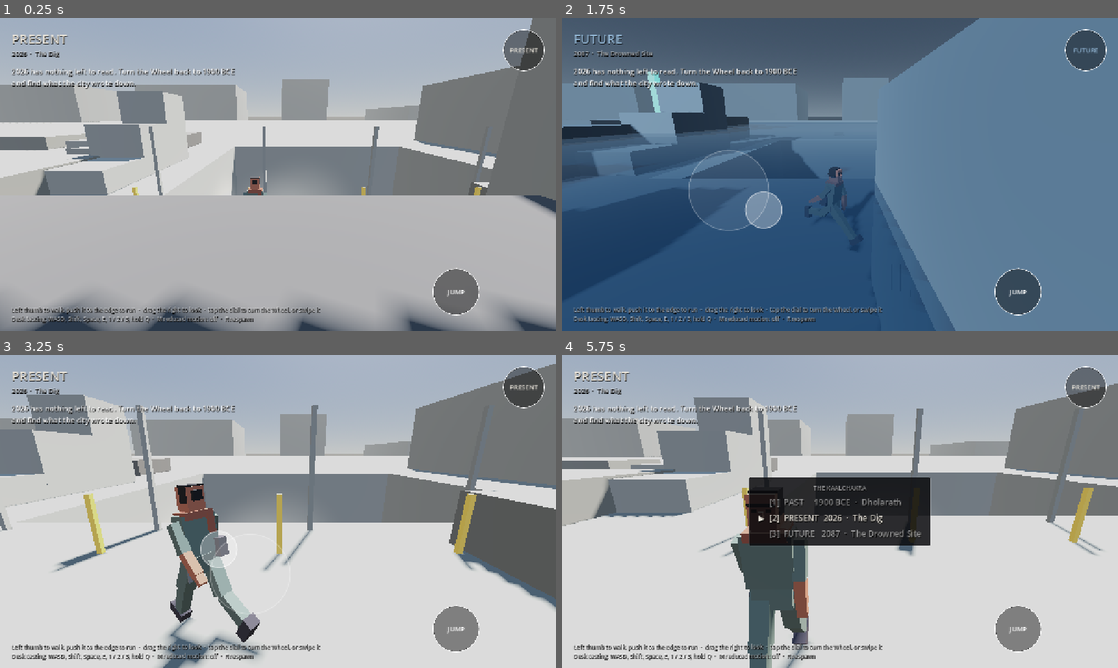
Above: before the commit, frames 1-4 (two rows, left to right).
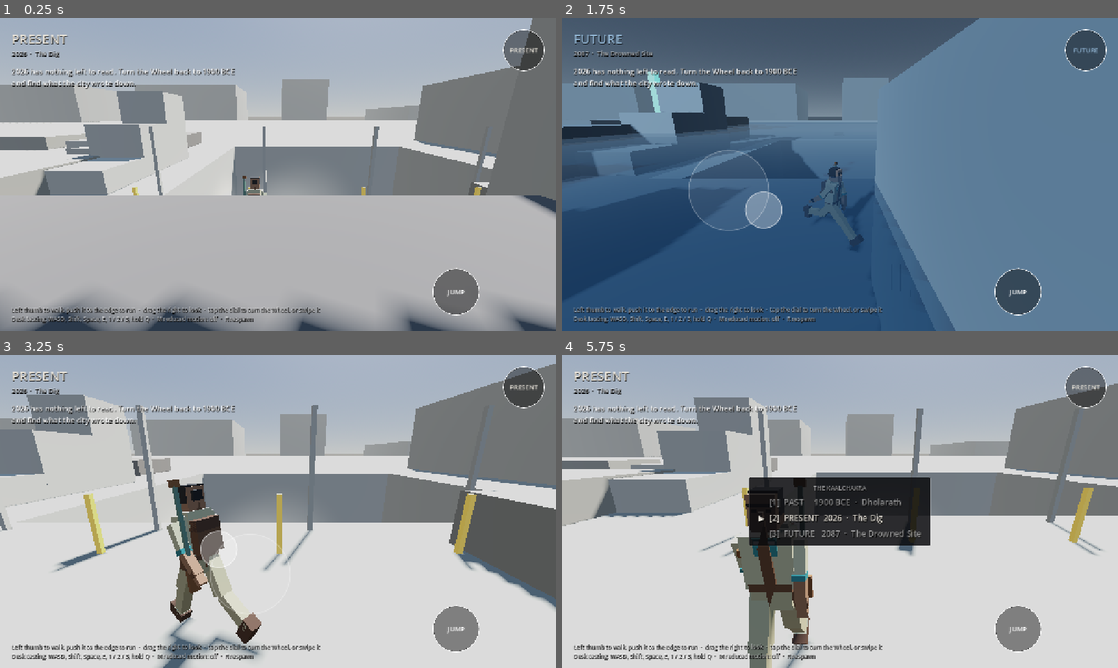
Above: after the commit, the same moments.

Repository: NatchsolutionsAdmin/Kaalchakra
Game: Godot game, scene res://scenes/Main.tscn
Same seed, same stepped clock (60 frames per second), same inputs: the game is played once before the commit and once after it.
Inputs (mouse positions are in pixels of both pictures, inside the frame that each line leads up to):
- Up to frame 1 (0.25 s): no input
- Up to frame 2 (1.75 s): move the mouse to (962, 158) at 0.52 s; hold D (move_right) 0.53-1.25 s; tap 3 (era_future) at 0.6 s; click (962, 158) at 0.67 s; tap Space (jump) at 0.77 s; drag from (728, 190) to (812, 237) at 1.27 s
- Up to frame 3 (3.25 s): move the mouse to (333, 442) at 2.02 s; hold D (move_right) 2.03-2.75 s; tap 2 (era_present) at 2.1 s; drag from (250, 574) to (111, 464) at 2.77 s
- Up to frame 4 (5.75 s): move the mouse to (1006, 558) at 3.52 s; hold A (move_left) 3.53-4.25 s; hold Shift (sprint) 3.53-4.25 s; tap Space (jump) at 3.77 s; drag from (673, 464) to (756, 433) at 4.27 s; move the mouse to (867, 511) at 5.02 s; hold S (move_back) from 5.03 s (still down); hold Q (wheel_open) from 5.03 s (still down); click (867, 511) at 5.17 s

The runs differ from the first frame. In frame 1, 0.1% of the frame differs, in the area x 43-48%, y 50-57%; in frame 2, 0.1%; in frame 3, 3.1%; in frame 4, 4.0%, in the area x 30-46%, y 39-100%.

Commit message:
Eva's approved design is in the repo, and the blockout now matches it
The commission brief and its three approved sheets are in art/characters/eva/
through LFS — turnaround, head and expressions, gear breakdown, locked render,
and the .docx. The docs have pointed at these files for weeks and the folder
was empty.

Repainted and rebuilt the blockout from them. It had been guesswork and most
of the guesses were wrong: khaki shirt over a teal collared undershirt with
teal rolled cuffs, tan cargo trousers with ankle turnups, brown leather
harness crossing front and back, belt with pouches, a thigh rig, brown
lace-up boots, the leather backpack, pearl necklace, black watch on one wrist
and a leather cuff on the other, the copper sleeve badge, and black hair in a
low bun. Skin corrected from a pink that was simply wrong.

The scarf is gone. It is in character-sketch-brief.md but not in the approved
sheets, and the sheets win.

Three things for Prabhjot, recorded in DECISIONS.md rather than decided here:

  * The brief TEXT says "her worn hand trowel (small shovel)". The sheets draw
    a long-handled shovel reaching her shoulder, in three views. Those are
    different objects with different silhouettes and different dig animations.
    I built the shovel, because the sheets are named as the source of truth,
    but the story bible says trowel and this needs settling.
  * The brief is headed "Evara" throughout and must be renamed before anyone
    is commissioned.
  * Its poly budget is 15k-40k triangles, written when this was a PC game.
    That is high for a mobile hero (open decision #8).

Diff:
--- a/game/materials/mat_eva.tres
+++ b/game/materials/mat_eva.tres
@@ -1,5 +1,5 @@
 [gd_resource type="StandardMaterial3D" format=3]
 
 [resource]
-albedo_color = Color(0.88, 0.47, 0.34, 1)
-roughness = 0.7
+albedo_color = Color(0.60, 0.41, 0.29, 1)
+roughness = 0.75
--- /dev/null
+++ b/game/materials/mat_eva_boot.tres
@@ -0,0 +1,5 @@
+[gd_resource type="StandardMaterial3D" format=3]
+
+[resource]
+albedo_color = Color(0.31, 0.19, 0.12, 1)
+roughness = 0.8
--- a/game/materials/mat_eva_cloth.tres
+++ b/game/materials/mat_eva_cloth.tres
@@ -1,5 +1,5 @@
 [gd_resource type="StandardMaterial3D" format=3]
 
 [resource]
-albedo_color = Color(0.46, 0.50, 0.44, 1)
-roughness = 0.9
+albedo_color = Color(0.72, 0.68, 0.53, 1)
+roughness = 0.95
--- /dev/null
+++ b/game/materials/mat_eva_copper.tres
@@ -0,0 +1,6 @@
+[gd_resource type="StandardMaterial3D" format=3]
+
+[resource]
+albedo_color = Color(0.58, 0.36, 0.20, 1)
+roughness = 0.45
+metallic = 0.6
--- a/game/materials/mat_eva_dark.tres
+++ b/game/materials/mat_eva_dark.tres
@@ -1,5 +1,5 @@
 [gd_resource type="StandardMaterial3D" format=3]
 
 [resource]
-albedo_color = Color(0.30, 0.26, 0.28, 1)
-roughness = 0.85
+albedo_color = Color(0.40, 0.25, 0.15, 1)
+roughness = 0.75
--- a/game/materials/mat_eva_hair.tres
+++ b/game/materials/mat_eva_hair.tres
@@ -1,5 +1,5 @@
 [gd_resource type="StandardMaterial3D" format=3]
 
 [resource]
-albedo_color = Color(0.13, 0.10, 0.10, 1)
-roughness = 0.65
+albedo_color = Color(0.07, 0.06, 0.07, 1)
+roughness = 0.55
--- a/game/materials/mat_eva_metal.tres
+++ /dev/null
@@ -1,6 +0,0 @@
-[gd_resource type="StandardMaterial3D" format=3]
-
-[resource]
-albedo_color = Color(0.72, 0.72, 0.74, 1)
-roughness = 0.35
-metallic = 0.7
--- a/game/materials/mat_eva_scarf.tres
+++ b/game/materials/mat_eva_patina.tres
@@ -1,5 +1,5 @@
 [gd_resource type="StandardMaterial3D" format=3]
 
 [resource]
-albedo_color = Color(0.74, 0.38, 0.28, 1)
-roughness = 0.95
+albedo_color = Color(0.36, 0.49, 0.42, 1)
+roughness = 0.7
--- /dev/null
+++ b/game/materials/mat_eva_pearl.tres
@@ -0,0 +1,5 @@
+[gd_resource type="StandardMaterial3D" format=3]
+
+[resource]
+albedo_color = Color(0.93, 0.91, 0.86, 1)
+roughness = 0.25
--- /dev/null
+++ b/game/materials/mat_eva_teal.tres
@@ -0,0 +1,5 @@
+[gd_resource type="StandardMaterial3D" format=3]
+
+[resource]
+albedo_color = Color(0.16, 0.48, 0.47, 1)
+roughness = 0.9
--- /dev/null
+++ b/game/materials/mat_eva_trouser.tres
@@ -0,0 +1,5 @@
+[gd_resource type="StandardMaterial3D" format=3]
+
+[resource]
+albedo_color = Color(0.68, 0.62, 0.46, 1)
+roughness = 0.97
--- a/game/scenes/player/Eva.tscn
+++ b/game/scenes/player/Eva.tscn
@@ -11,8 +11,12 @@
 [ext_resource type="Material" path="res://materials/mat_eva_dark.tres" id="ext_dark"]
 [ext_resource type="Material" path="res://materials/mat_eva_hair.tres" id="ext_hair"]
 [ext_resource type="Material" path="res://materials/mat_eva_eye.tres" id="ext_eye"]
-[ext_resource type="Material" path="res://materials/mat_eva_metal.tres" id="ext_metal"]
-[ext_resource type="Material" path="res://materials/mat_eva_scarf.tres" id="ext_scarf"]
+[ext_resource type="Material" path="res://materials/mat_eva_trouser.tres" id="ext_trouser"]
+[ext_resource type="Material" path="res://materials/mat_eva_teal.tres" id="ext_teal"]
+[ext_resource type="Material" path="res://materials/mat_eva_boot.tres" id="ext_boot"]
+[ext_resource type="Material" path="res://materials/mat_eva_copper.tres" id="ext_copper"]
+[ext_resource type="Material" path="res://materials/mat_eva_patina.tres" id="ext_patina"]
+[ext_resource type="Material" path="res://materials/mat_eva_pearl.tres" id="ext_pearl"]
 
 [sub_resource type="CapsuleShape3D" id="CapsuleShape3D_body"]
 radius = 0.35
@@ -38,88 +42,128 @@
 transform = Transform3D(1, 0, 0, 0, 1, 0, 0, 0, 1, 0, 0.92, 0)
 
 [node name="Pelvis" type="MeshInstance3D" parent="Model/Hips"]
-transform = Transform3D(0.3, 0, 0, 0, 0.2, 0, 0, 0, 0.2, 0, -0.04, 0)
-mesh = SubResource("BoxMesh_unit")
-material_override = ExtResource("ext_cloth")
+transform = Transform3D(0.3, 0, 0, -0, 0.2, 0, 0, 0, 0.2, 0, -0.04, 0)
+mesh = SubResource("BoxMesh_unit")
+material_override = ExtResource("ext_trouser")
+
+[node name="Belt" type="MeshInstance3D" parent="Model/Hips"]
+transform = Transform3D(0.315, 0, 0, -0, 0.065, 0, 0, 0, 0.215, 0, 0.055, 0)
+mesh = SubResource("BoxMesh_unit")
+material_override = ExtResource("ext_dark")
+
+[node name="BeltPouch" type="MeshInstance3D" parent="Model/Hips"]
+transform = Transform3D(0.075, 0, 0, -0, 0.12, 0, 0, 0, 0.09, -0.145, -0.03, -0.045)
+mesh = SubResource("BoxMesh_unit")
+material_override = ExtResource("ext_dark")
+
+[node name="ThighRig" type="MeshInstance3D" parent="Model/Hips"]
+transform = Transform3D(0.07, 0, 0, -0, 0.11, 0, 0, 0, 0.085, 0.125, -0.13, -0.035)
+mesh = SubResource("BoxMesh_unit")
+material_override = ExtResource("ext_dark")
 
 [node name="Spine" type="Node3D" parent="Model/Hips"]
 transform = Transform3D(1, 0, 0, 0, 1, 0, 0, 0, 1, 0, 0.06, 0)
 
 [node name="Chest" type="MeshInstance3D" parent="Model/Hips/Spine"]
-transform = Transform3D(0.355, 0, 0, 0, 0.42, 0, 0, 0, 0.21, 0, 0.2, 0)
-mesh = SubResource("BoxMesh_unit")
-material_override = ExtResource("ext_cloth")
-
-[node name="Satchel" type="MeshInstance3D" parent="Model/Hips/Spine"]
-transform = Transform3D(0.1, 0, 0, 0, 0.2, 0, 0, 0, 0.16, 0.17, 0.02, 0.1)
-mesh = SubResource("BoxMesh_unit")
-material_override = ExtResource("ext_dark")
-
-[node name="Scarf" type="MeshInstance3D" parent="Model/Hips/Spine"]
-transform = Transform3D(0.3, 0, 0, 0, 0.075, 0, 0, 0, 0.235, 0, 0.4, 0.01)
-mesh = SubResource("BoxMesh_unit")
-material_override = ExtResource("ext_scarf")
-
-[node name="ScarfTail" type="MeshInstance3D" parent="Model/Hips/Spine"]
-transform = Transform3D(0.07, 0, 0, 0, 0.22, 0, 0, 0, 0.04, 0.11, 0.3, 0.12)
-mesh = SubResource("BoxMesh_unit")
-material_override = ExtResource("ext_scarf")
-
-[node name="TrowelHandle" type="MeshInstance3D" parent="Model/Hips"]
-transform = Transform3D(0.032, 0, 0, 0, 0.1, 0, 0, 0, 0.032, -0.165, -0.03, 0.055)
-mesh = SubResource("BoxMesh_unit")
-material_override = ExtResource("ext_dark")
-
-[node name="TrowelBlade" type="MeshInstance3D" parent="Model/Hips"]
-transform = Transform3D(0.052, 0, 0, 0, 0.13, 0, 0, 0, 0.016, -0.165, -0.13, 0.055)
-mesh = SubResource("BoxMesh_unit")
-material_override = ExtResource("ext_metal")
-
-[node name="PhonePouch" type="MeshInstance3D" parent="Model/Hips"]
-transform = Transform3D(0.055, 0, 0, 0, 0.115, 0, 0, 0, 0.035, 0.155, -0.08, -0.055)
-mesh = SubResource("BoxMesh_unit")
-material_override = ExtResource("ext_dark")
+transform = Transform3D(0.355, 0, 0, -0, 0.42, 0, 0, 0, 0.21, 0, 0.2, 0)
+mesh = SubResource("BoxMesh_unit")
+material_override = ExtResource("ext_cloth")
+
+[node name="Undershirt" type="MeshInstance3D" parent="Model/Hips/Spine"]
+transform = Transform3D(0.16, 0, 0, -0, 0.14, 0, 0, 0, 0.05, 0, 0.335, -0.09)
+mesh = SubResource("BoxMesh_unit")
+material_override = ExtResource("ext_teal")
+
+[node name="Hood" type="MeshInstance3D" parent="Model/Hips/Spine"]
+transform = Transform3D(0.26, 0, 0, -0, 0.15, 0, 0, 0, 0.1, 0, 0.37, 0.085)
+mesh = SubResource("BoxMesh_unit")
+material_override = ExtResource("ext_cloth")
+
+[node name="Pearls" type="MeshInstance3D" parent="Model/Hips/Spine"]
+transform = Transform3D(0.135, 0, 0, -0, 0.028, 0, 0, 0, 0.045, 0, 0.375, -0.1)
+mesh = SubResource("BoxMesh_unit")
+material_override = ExtResource("ext_pearl")
+
+[node name="Harness" type="MeshInstance3D" parent="Model/Hips/Spine"]
+transform = Transform3D(0.0695388, 0.0280955, 0, -0.194795, 0.482136, 0, 0, 0, 0.03, 0, 0.19, -0.11)
+mesh = SubResource("BoxMesh_unit")
+material_override = ExtResource("ext_dark")
+
+[node name="HarnessBack" type="MeshInstance3D" parent="Model/Hips/Spine"]
+transform = Transform3D(0.0695388, -0.0280955, 0, 0.194795, 0.482136, 0, 0, 0, 0.03, 0, 0.19, 0.11)
+mesh = SubResource("BoxMesh_unit")
+material_override = ExtResource("ext_dark")
+
+[node name="SleeveBadge" type="MeshInstance3D" parent="Model/Hips/Spine"]
+transform = Transform3D(0.03, 0, 0, -0, 0.055, 0, 0, 0, 0.055, 0.195, 0.27, -0.06)
+mesh = SubResource("BoxMesh_unit")
+material_override = ExtResource("ext_copper")
+
+[node name="Backpack" type="MeshInstance3D" parent="Model/Hips/Spine"]
+transform = Transform3D(0.255, 0, 0, -0, 0.33, 0, 0, 0, 0.135, 0, 0.19, 0.175)
+mesh = SubResource("BoxMesh_unit")
+material_override = ExtResource("ext_dark")
+
+[node name="PackFlap" type="MeshInstance3D" parent="Model/Hips/Spine"]
+transform = Transform3D(0.255, 0, 0, -0, 0.11, 0, 0, 0, 0.115, 0, 0.31, 0.19)
+mesh = SubResource("BoxMesh_unit")
+material_override = ExtResource("ext_boot")
+
+[node name="ShovelShaft" type="MeshInstance3D" parent="Model/Hips/Spine"]
+transform = Transform3D(0.034, 0, 0, -0, 0.8, 0, 0, 0, 0.034, -0.21, 0.3, 0.16)
+mesh = SubResource("BoxMesh_unit")
+material_override = ExtResource("ext_patina")
+
+[node name="ShovelGrip" type="MeshInstance3D" parent="Model/Hips/Spine"]
+transform = Transform3D(0.085, 0, 0, -0, 0.065, 0, 0, 0, 0.034, -0.21, 0.72, 0.16)
+mesh = SubResource("BoxMesh_unit")
+material_override = ExtResource("ext_copper")
+
+[node name="ShovelBlade" type="MeshInstance3D" parent="Model/Hips/Spine"]
+transform = Transform3D(0.1, 0, 0, -0, 0.22, 0, 0, 0, 0.028, -0.21, -0.19, 0.16)
+mesh = SubResource("BoxMesh_unit")
+material_override = ExtResource("ext_copper")
 
 [node name="Head" type="Node3D" parent="Model/Hips/Spine"]
 transform = Transform3D(1, 0, 0, 0, 1, 0, 0, 0, 1, 0, 0.46, 0)
 
 [node name="Skull" type="MeshInstance3D" parent="Model/Hips/Spine/Head"]
-transform = Transform3D(0.185, 0, 0, 0, 0.235, 0, 0, 0, 0.21, 0, 0.11, 0)
+transform = Transform3D(0.185, 0, 0, -0, 0.235, 0, 0, 0, 0.21, 0, 0.11, 0)
 mesh = SubResource("BoxMesh_unit")
 material_override = ExtResource("ext_skin")
 
 [node name="Hair" type="MeshInstance3D" parent="Model/Hips/Spine/Head"]
-transform = Transform3D(0.195, 0, 0, 0, 0.175, 0, 0, 0, 0.135, 0, 0.155, 0.028)
+transform = Transform3D(0.195, 0, 0, -0, 0.175, 0, 0, 0, 0.135, 0, 0.155, 0.028)
 mesh = SubResource("BoxMesh_unit")
 material_override = ExtResource("ext_hair")
 
 [node name="Bun" type="MeshInstance3D" parent="Model/Hips/Spine/Head"]
-transform = Transform3D(0.1, 0, 0, 0, 0.1, 0, 0, 0, 0.075, 0, 0.145, 0.108)
+transform = Transform3D(0.1, 0, 0, -0, 0.1, 0, 0, 0, 0.075, 0, 0.145, 0.108)
 mesh = SubResource("BoxMesh_unit")
 material_override = ExtResource("ext_hair")
 
 [node name="Brow" type="MeshInstance3D" parent="Model/Hips/Spine/Head"]
-transform = Transform3D(0.175, 0, 0, 0, 0.025, 0, 0, 0, 0.02, 0, 0.165, -0.1)
+transform = Transform3D(0.175, 0, 0, -0, 0.025, 0, 0, 0, 0.02, 0, 0.165, -0.1)
 mesh = SubResource("BoxMesh_unit")
 material_override = ExtResource("ext_hair")
 
 [node name="EyeL" type="MeshInstance3D" parent="Model/Hips/Spine/Head"]
-transform = Transform3D(0.035, 0, 0, 0, 0.022, 0, 0, 0, 0.015, -0.045, 0.125, -0.099)
+transform = Transform3D(0.035, 0, 0, -0, 0.022, 0, 0, 0, 0.015, -0.045, 0.125, -0.099)
 mesh = SubResource("BoxMesh_unit")
 material_override = ExtResource("ext_eye")
 
 [node name="EyeR" type="MeshInstance3D" parent="Model/Hips/Spine/Head"]
-transform = Transform3D(0.035, 0, 0, 0, 0.022, 0, 0, 0, 0.015, 0.045, 0.125, -0.099)
+transform = Transform3D(0.035, 0, 0, -0, 0.022, 0, 0, 0, 0.015, 0.045, 0.125, -0.099)
 mesh = SubResource("BoxMesh_unit")
 material_override = ExtResource("ext_eye")
 
 [node name="Nose" type="MeshInstance3D" parent="Model/Hips/Spine/Head"]
-transform = Transform3D(0.032, 0, 0, 0, 0.055, 0, 0, 0, 0.035, 0, 0.095, -0.112)
+transform = Transform3D(0.032, 0, 0, -0, 0.055, 0, 0, 0, 0.035, 0, 0.095, -0.112)
 mesh = SubResource("BoxMesh_unit")
 material_override = ExtResource("ext_skin")
 
 [node name="Jaw" type="MeshInstance3D" parent="Model/Hips/Spine/Head"]
-transform = Transform3D(0.155, 0, 0, 0, 0.075, 0, 0, 0, 0.185, 0, 0.015, -0.015)
+transform = Transform3D(0.155, 0, 0, -0, 0.075, 0, 0, 0, 0.185, 0, 0.015, -0.015)
 mesh = SubResource("BoxMesh_unit")
 material_override = ExtResource("ext_skin")
 
@@ -127,85 +171,115 @@
 transform = Transform3D(1, 0, 0, 0, 1, 0, 0, 0, 1, -0.21, 0.34, 0)
 
 [node name="UpperArmL" type="MeshInstance3D" parent="Model/Hips/Spine/ShoulderL"]
-transform = Transform3D(0.095, 0, 0, 0, 0.3, 0, 0, 0, 0.105, 0, -0.14, 0)
-mesh = SubResource("BoxMesh_unit")
-material_override = ExtResource("ext_cloth")
+transform = Transform3D(0.095, 0, 0, -0, 0.28, 0, 0, 0, 0.105, 0, -0.13, 0)
+mesh = SubResource("BoxMesh_unit")
+material_override = ExtResource("ext_cloth")
+
+[node name="CuffL" type="MeshInstance3D" parent="Model/Hips/Spine/ShoulderL"]
+transform = Transform3D(0.1, 0, 0, -0, 0.045, 0, 0, 0, 0.11, 0, -0.265, 0)
+mesh = SubResource("BoxMesh_unit")
+material_override = ExtResource("ext_teal")
 
 [node name="ElbowL" type="Node3D" parent="Model/Hips/Spine/ShoulderL"]
 transform = Transform3D(1, 0, 0, 0, 1, 0, 0, 0, 1, 0, -0.28, 0)
 
 [node name="ForearmL" type="MeshInstance3D" parent="Model/Hips/Spine/ShoulderL/ElbowL"]
-transform = Transform3D(0.085, 0, 0, 0, 0.26, 0, 0, 0, 0.095, 0, -0.13, 0)
+transform = Transform3D(0.085, 0, 0, -0, 0.26, 0, 0, 0, 0.095, 0, -0.13, 0)
 mesh = SubResource("BoxMesh_unit")
 material_override = ExtResource("ext_skin")
 
 [node name="HandL" type="MeshInstance3D" parent="Model/Hips/Spine/ShoulderL/ElbowL"]
-transform = Transform3D(0.08, 0, 0, 0, 0.1, 0, 0, 0, 0.06, 0, -0.3, 0)
-mesh = SubResource("BoxMesh_unit")
-material_override = ExtResource("ext_skin")
+transform = Transform3D(0.08, 0, 0, -0, 0.1, 0, 0, 0, 0.06, 0, -0.3, 0)
+mesh = SubResource("BoxMesh_unit")
+material_override = ExtResource("ext_skin")
+
+[node name="WristL" type="MeshInstance3D" parent="Model/Hips/Spine/ShoulderL/ElbowL"]
+transform = Transform3D(0.095, 0, 0, -0, 0.05, 0, 0, 0, 0.075, 0, -0.235, 0)
+mesh = SubResource("BoxMesh_unit")
+material_override = ExtResource("ext_dark")
 
 [node name="HipL" type="Node3D" parent="Model/Hips"]
 transform = Transform3D(1, 0, 0, 0, 1, 0, 0, 0, 1, -0.095, 0, 0)
 
 [node name="ThighL" type="MeshInstance3D" parent="Model/Hips/HipL"]
-transform = Transform3D(0.145, 0, 0, 0, 0.46, 0, 0, 0, 0.155, 0, -0.23, 0)
-mesh = SubResource("BoxMesh_unit")
-material_override = ExtResource("ext_cloth")
+transform = Transform3D(0.145, 0, 0, -0, 0.46, 0, 0, 0, 0.155, 0, -0.23, 0)
+mesh = SubResource("BoxMesh_unit")
+material_override = ExtResource("ext_trouser")
 
 [node name="KneeL" type="Node3D" parent="Model/Hips/HipL"]
 transform = Transform3D(1, 0, 0, 0, 1, 0, 0, 0, 1, 0, -0.46, 0)
 
 [node name="ShinL" type="MeshInstance3D" parent="Model/Hips/HipL/KneeL"]
-transform = Transform3D(0.12, 0, 0, 0, 0.46, 0, 0, 0, 0.13, 0, -0.23, 0)
+transform = Transform3D(0.12, 0, 0, -0, 0.42, 0, 0, 0, 0.13, 0, -0.21, 0)
+mesh = SubResource("BoxMesh_unit")
+material_override = ExtResource("ext_trouser")
+
+[node name="TurnupL" type="MeshInstance3D" parent="Model/Hips/HipL/KneeL"]
+transform = Transform3D(0.135, 0, 0, -0, 0.07, 0, 0, 0, 0.145, 0, -0.4, 0)
 mesh = SubResource("BoxMesh_unit")
 material_override = ExtResource("ext_cloth")
 
 [node name="BootL" type="MeshInstance3D" parent="Model/Hips/HipL/KneeL"]
-transform = Transform3D(0.135, 0, 0, 0, 0.12, 0, 0, 0, 0.25, 0, -0.43, -0.03)
-mesh = SubResource("BoxMesh_unit")
-material_override = ExtResource("ext_dark")
+transform = Transform3D(0.135, 0, 0, -0, 0.14, 0, 0, 0, 0.25, 0, -0.44, -0.03)
+mesh = SubResource("BoxMesh_unit")
+material_override = ExtResource("ext_boot")
 
 [node name="ShoulderR" type="Node3D" parent="Model/Hips/Spine"]
 transform = Transform3D(1, 0, 0, 0, 1, 0, 0, 0, 1, 0.21, 0.34, 0)
 
 [node name="UpperArmR" type="MeshInstance3D" parent="Model/Hips/Spine/ShoulderR"]
-transform = Transform3D(0.095, 0, 0, 0, 0.3, 0, 0, 0, 0.105, 0, -0.14, 0)
-mesh = SubResource("BoxMesh_unit")
-material_override = ExtResource("ext_cloth")
+transform = Transform3D(0.095, 0, 0, -0, 0.28, 0, 0, 0, 0.105, 0, -0.13, 0)
+mesh = SubResource("BoxMesh_unit")
+material_override = ExtResource("ext_cloth")
+
+[node name="CuffR" type="MeshInstance3D" parent="Model/Hips/Spine/ShoulderR"]
+transform = Transform3D(0.1, 0, 0, -0, 0.045, 0, 0, 0, 0.11, 0, -0.265, 0)
+mesh = SubResource("BoxMesh_unit")
+material_override = ExtResource("ext_teal")
 
 [node name="ElbowR" type="Node3D" parent="Model/Hips/Spine/ShoulderR"]
 transform = Transform3D(1, 0, 0, 0, 1, 0, 0, 0, 1, 0, -0.28, 0)
 
 [node name="ForearmR" type="MeshInstance3D" parent="Model/Hips/Spine/ShoulderR/ElbowR"]
-transform = Transform3D(0.085, 0, 0, 0, 0.26, 0, 0, 0, 0.095, 0, -0.13, 0)
+transform = Transform3D(0.085, 0, 0, -0, 0.26, 0, 0, 0, 0.095, 0, -0.13, 0)
 mesh = SubResource("BoxMesh_unit")
 material_override = ExtResource("ext_skin")
 
 [node name="HandR" type="MeshInstance3D" parent="Model/Hips/Spine/ShoulderR/ElbowR"]
-transform = Transform3D(0.08, 0, 0, 0, 0.1, 0, 0, 0, 0.06, 0, -0.3, 0)
-mesh = SubResource("BoxMesh_unit")
-material_override = ExtResource("ext_skin")
+transform = Transform3D(0.08, 0, 0, -0, 0.1, 0, 0, 0, 0.06, 0, -0.3, 0)
+mesh = SubResource("BoxMesh_unit")
+material_override = ExtResource("ext_skin")
+
+[node name="WristR" type="MeshInstance3D" parent="Model/Hips/Spine/ShoulderR/ElbowR"]
+transform = Transform3D(0.095, 0, 0, -0, 0.05, 0, 0, 0, 0.075, 0, -0.235, 0)
+mesh = SubResource("BoxMesh_unit")
+material_override = ExtResource("ext_eye")
 
 [node name="HipR" type="Node3D" parent="Model/Hips"]
 transform = Transform3D(1, 0, 0, 0, 1, 0, 0, 0, 1, 0.095, 0, 0)
 
 [node name="ThighR" type="MeshInstance3D" parent="Model/Hips/HipR"]
-transform = Transform3D(0.145, 0, 0, 0, 0.46, 0, 0, 0, 0.155, 0, -0.23, 0)
-mesh = SubResource("BoxMesh_unit")
-material_override = ExtResource("ext_cloth")
+transform = Transform3D(0.145, 0, 0, -0, 0.46, 0, 0, 0, 0.155, 0, -0.23, 0)
+mesh = SubResource("BoxMesh_unit")
+material_override = ExtResource("ext_trouser")
 
 [node name="KneeR" type="Node3D" parent="Model/Hips/HipR"]
 transform = Transform3D(1, 0, 0, 0, 1, 0, 0, 0, 1, 0, -0.46, 0)
 
 [node name="ShinR" type="MeshInstance3D" parent="Model/Hips/HipR/KneeR"]
-transform = Transform3D(0.12, 0, 0, 0, 0.46, 0, 0, 0, 0.13, 0, -0.23, 0)
+transform = Transform3D(0.12, 0, 0, -0, 0.42, 0, 0, 0, 0.13, 0, -0.21, 0)
+mesh = SubResource("BoxMesh_unit")
+material_override = ExtResource("ext_trouser")
+
+[node name="TurnupR" type="MeshInstance3D" parent="Model/Hips/HipR/KneeR"]
+transform = Transform3D(0.135, 0, 0, -0, 0.07, 0, 0, 0, 0.145, 0, -0.4, 0)
 mesh = SubResource("BoxMesh_unit")
 material_override = ExtResource("ext_cloth")
 
 [node name="BootR" type="MeshInstance3D" parent="Model/Hips/HipR/KneeR"]
-transform = Transform3D(0.135, 0, 0, 0, 0.12, 0, 0, 0, 0.25, 0, -0.43, -0.03)
-mesh = SubResource("BoxMesh_unit")
-material_override = ExtResource("ext_dark")
+transform = Transform3D(0.135, 0, 0, -0, 0.14, 0, 0, 0, 0.25, 0, -0.44, -0.03)
+mesh = SubResource("BoxMesh_unit")
+material_override = ExtResource("ext_boot")
 
 [node name="WallCast" type="RayCast3D" parent="Model"]
 transform = Transform3D(1, 0, 0, 0, 1, 0, 0, 0, 1, 0, 0.55, 0)
Not shown: 1 places in game/scenes/player/Eva.tscn that only renumber resources
Not shown, changed: CLAUDE.md
Not shown, added: art/characters/eva/Evara_Character_Brief.docx
Not shown, changed: docs/DECISIONS.md
Not shown, changed: docs/character-sketch-brief.md
